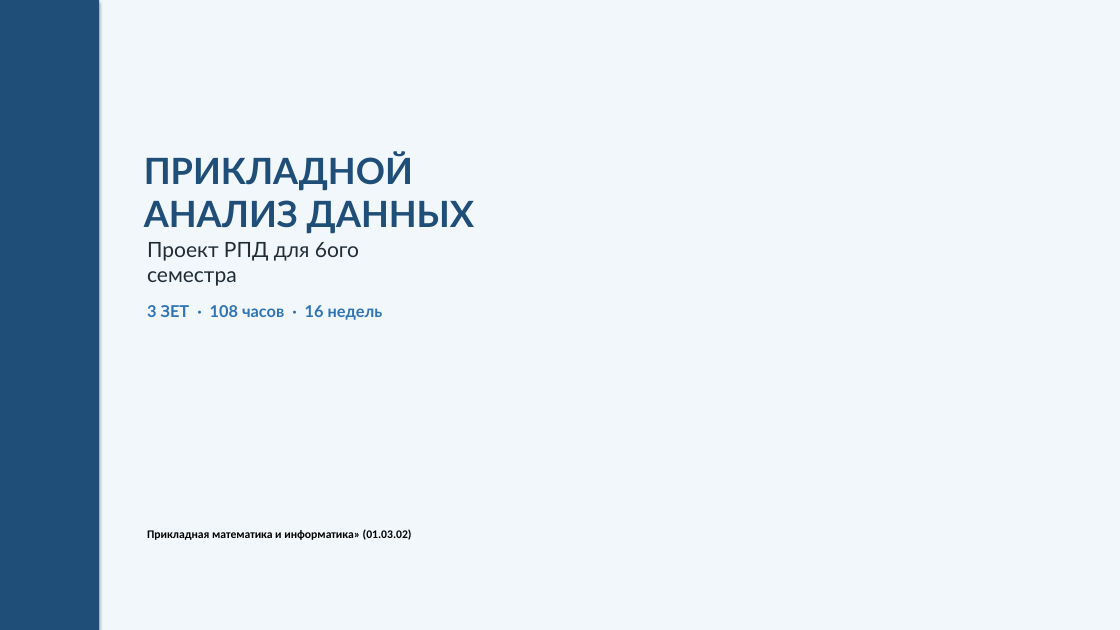
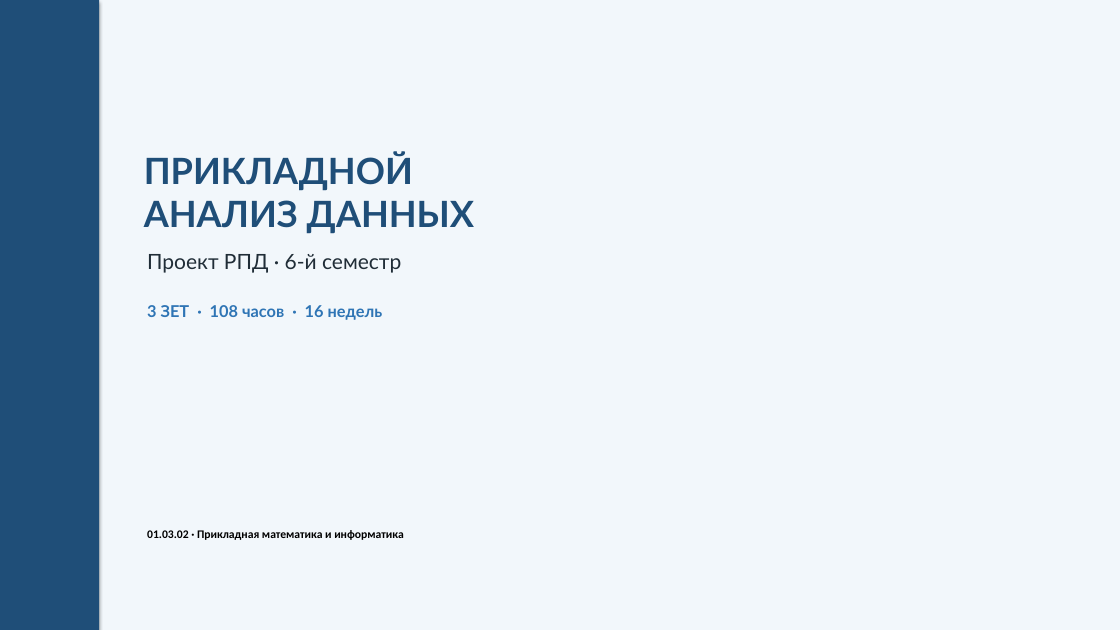
Before and after one commit to DiDiLight/fos-prikladnoy-analiz-dannyh, a slide deck: slide 1 of docs/attachments/course-presentation.pptx. Drawn at 1120x630 pixels with LibreOffice and Linux fonts; fonts in the diff are those of the drawing. Boxes give left, top, right and bottom in pixels: in the first picture for what was removed or moved away, otherwise in the second. Text is boxed around its words. In the diff, an @@ line names an element or a change of style, - is before the commit and + after.

```diff
--- a/docs/attachments/course-presentation.pptx
+++ b/docs/attachments/course-presentation.pptx
@@ text at bbox=[147, 254, 401, 273]: text changed @@
-Проект РПД для 6ого семестра
+Проект РПД · 6-й семестр
@@ text at bbox=[147, 530, 404, 540]: text changed @@
-Прикладная математика и информатика» (01.03.02)
+01.03.02 · Прикладная математика и информатика
```
Also in this commit, not shown: 4 other slides changed, 16 other files.
